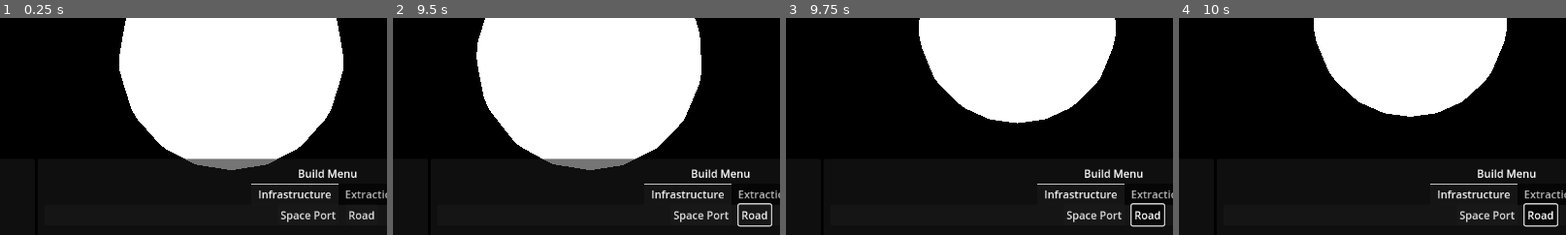
Above: before the commit, frames 1-4 (left to right).
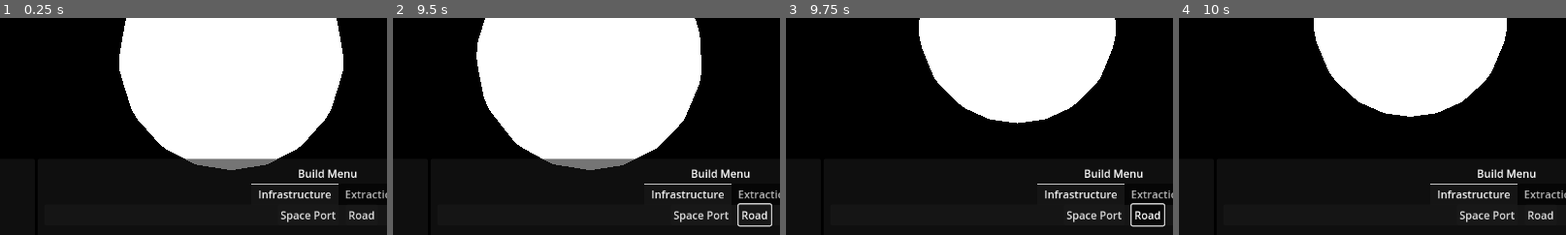
Above: after the commit, the same moments.

Repository: Caine-Coy/CoyVerse
Game: Godot game, scene res://Galaxy.tscn
Two runs of this game, one before a commit and one after it. Both use one fixed random seed, a clock stepped at 60 frames per second and the inputs below.
Inputs (mouse positions are % of the whole screen's width and height, from its top left):
- Up to frame 1 (0.25 s): no input
- Up to frame 2 (9.5 s): click "||" at 0.5 s; click "⏵" at 1.25 s; click "⏵⏵" at 2 s; click "⏵⏵⏵" at 2.75 s; click "Space Port" at 3.5 s; click "Road" at 4.25 s; tap Enter at 5 s; move the mouse to (72, 45) at 5.02 s; hold D (move_right) 5.03-5.78 s; hold Space (deselect) 5.03-5.78 s; click (72, 45) at 5.17 s; move the mouse to (30, 55) at 5.77 s; hold S (move_backward) 5.78-6.53 s; tap Space (deselect) at 5.85, 7.35, 8.85 s; move the mouse to (60, 28) at 6.52 s; hold D (move_right) 6.53-7.28 s; hold Space (deselect) 6.53-7.28 s; move the mouse to (45, 70) at 7.27 s; hold W (move_forward) 7.28-8.03 s; click (45, 70) at 7.42 s; move the mouse to (80, 65) at 8.02 s; hold Space (deselect) 8.03-8.78 s; hold A (move_left) from 8.03 s (still down); move the mouse to (20, 35) at 8.77 s
- Up to frame 3 (9.75 s): move the mouse to (55, 50) at 9.52 s; release A (move_left) at 9.53 s; hold S (move_backward) from 9.53 s (still down); hold Space (deselect) from 9.53 s (still down); click (55, 50) at 9.67 s
- Up to frame 4 (10 s): keep holding S (move_backward); keep holding Space (deselect)
The pictures show only the part of the screen within x 20-70%, y 41-91%; the shares and areas given below are measured in that part.

Frames 1-3 are identical in both runs. In frame 4, 0.3% of the frame differs, in the area x 88-98%, y 85-97%.

Commit message:
Fix: Despagetti'd the UI getting the GalacticCore

Diff:
--- a/ControlUi.gd
+++ b/ControlUi.gd
@@ -1,7 +1,7 @@
 extends Control
 
 #Spaghetti Causing
-@onready var galacticController = get_parent().get_node("GalacticCore")
+@onready var galacticController = get_tree().get_first_node_in_group("GalacticCore")
 
 #InfoBox
 @onready var nameLabel = %InfoBox/ObjectName
--- a/Galaxy.tscn
+++ b/Galaxy.tscn
@@ -7,14 +7,15 @@
 [node name="SceneController" type="Node"]
 
 [node name="GalacticCore" type="Node3D" parent="." groups=["GalacticCore"]]
+unique_name_in_owner = true
 script = ExtResource("1_p65fk")
 
 [node name="CameraNode" parent="GalacticCore" instance=ExtResource("2_cgr84")]
 
-[node name="ControlUi" parent="." instance=ExtResource("3_c6yo2")]
+[node name="ControlUi" parent="GalacticCore/CameraNode" instance=ExtResource("3_c6yo2")]
 
-[connection signal="dayPassed" from="GalacticCore" to="ControlUi" method="_on_day_passed"]
+[connection signal="dayPassed" from="GalacticCore" to="GalacticCore/CameraNode/ControlUi" method="_on_day_passed"]
 [connection signal="galaxy_finished_loading" from="GalacticCore" to="GalacticCore/CameraNode" method="_on_galactic_core_galaxy_finished_loading"]
-[connection signal="update_infobox" from="GalacticCore/CameraNode" to="ControlUi" method="_on_update_infobox"]
-[connection signal="pause_button_pressed" from="ControlUi" to="GalacticCore" method="_on_pause_button_pressed"]
-[connection signal="play_button_pressed" from="ControlUi" to="GalacticCore" method="_on_play_button_pressed"]
+[connection signal="update_infobox" from="GalacticCore/CameraNode" to="GalacticCore/CameraNode/ControlUi" method="_on_update_infobox"]
+[connection signal="pause_button_pressed" from="GalacticCore/CameraNode/ControlUi" to="GalacticCore" method="_on_pause_button_pressed"]
+[connection signal="play_button_pressed" from="GalacticCore/CameraNode/ControlUi" to="GalacticCore" method="_on_play_button_pressed"]
